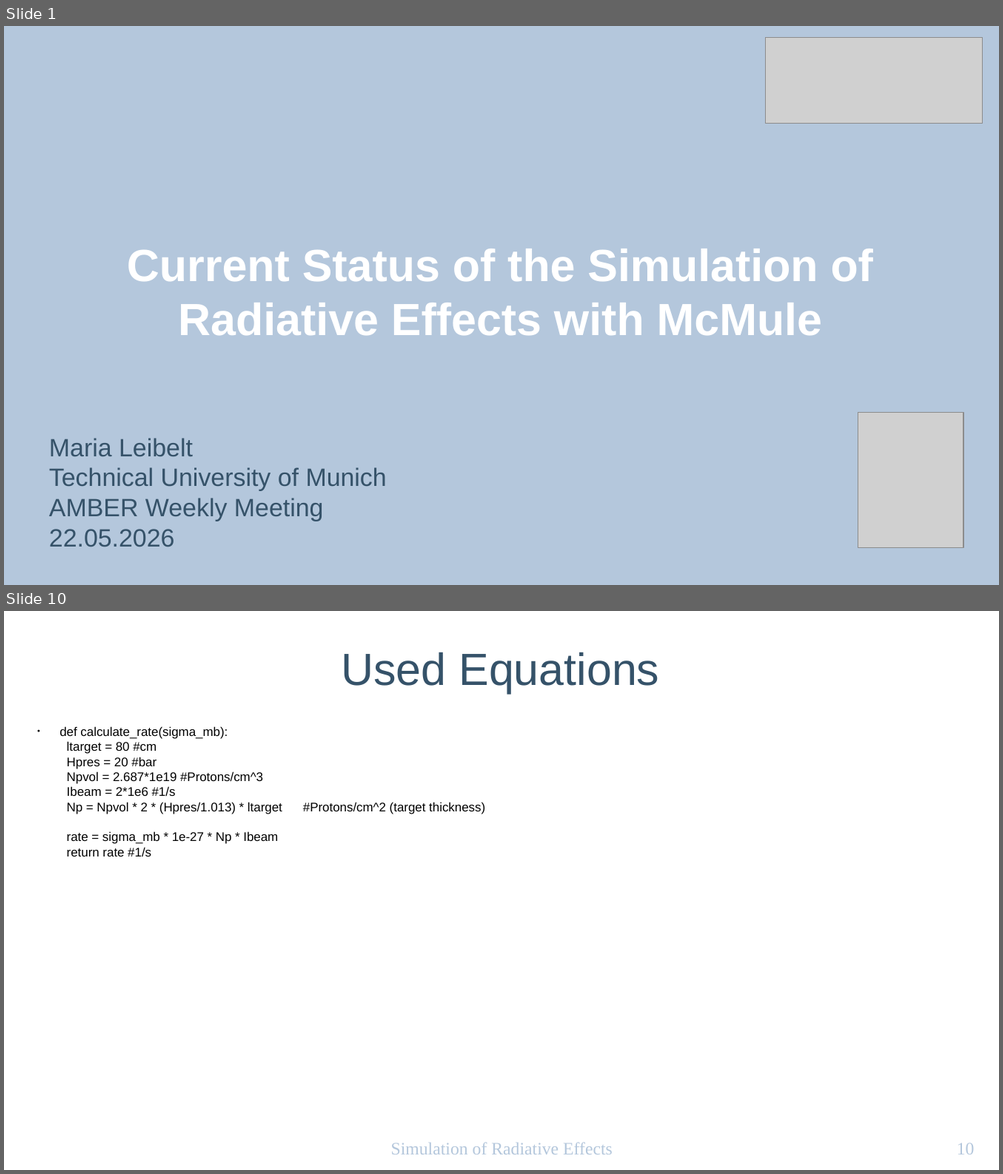
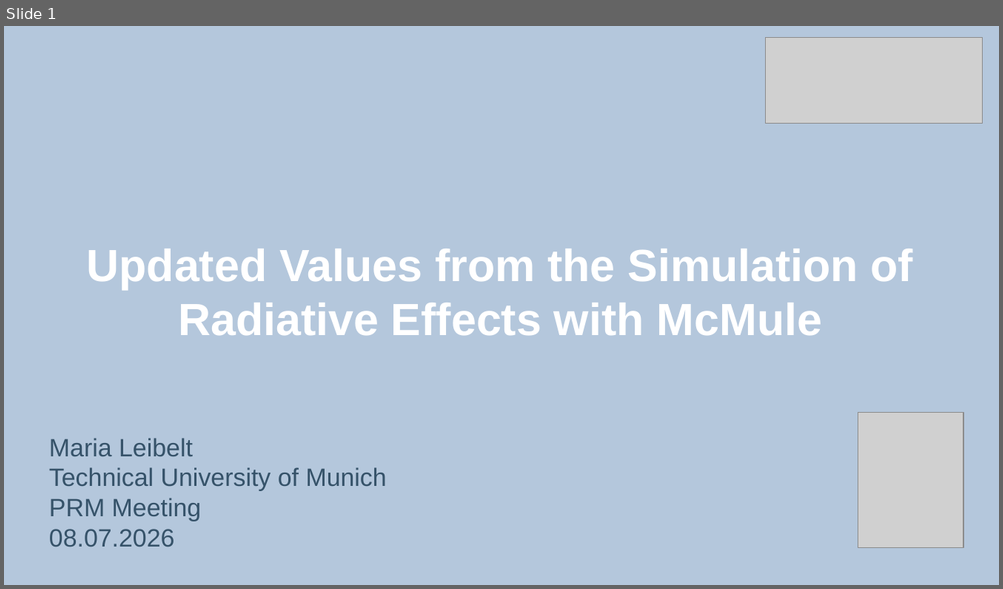
Before and after one commit to marialeibelt/RadCorAMBER, a slide deck: PRM_20_05.odp. Shown one above the other, each under a label of ours: slides 1 and 10 before the commit, slide 1 after it; the slides between them are not shown. The pictures are 1003x1174 and 1003x589 pixels, drawn with LibreOffice and Linux fonts; fonts in the diff are those of the drawing; grey boxes stand for pictures. Boxes give left, top, right and bottom in pixels: in the first picture for what was removed or moved away, otherwise in the second. Text is boxed around its words. In the diff, an @@ line names an element or a change of style, - is before the commit and + after.

```diff
--- a/PRM_20_05.odp
+++ b/PRM_20_05.odp
@@ slide 10 removed at [4,611,999,1170], background #FFFFFF @@
@@ title removed at [341,652,659,693] @@
-Used Equations
@@ text removed at [60,726,485,857] @@
-● def calculate_rate(sigma_mb):
-  ltarget = 80 #cm
-  Hpres = 20 #bar
-  Npvol = 2.687*1e19 #Protons/cm^3
-  Ibeam = 2*1e6 #1/s
-  Np = Npvol * 2 * (Hpres/1.013) * ltarget #Protons/cm^2 (target thickness)
-  rate = sigma_mb * 1e-27 * Np * Ibeam
-  return rate #1/s
@@ text removed at [391,1142,612,1155] @@
-Simulation of Radiative Effects
@@ page number removed at [956,1143,974,1155] @@
-10
@@ slide 1 changed as well @@
@@ title at [87,249,913,336]: text changed @@
-Current Status of the Simulation of Radiative Effects with McMule
+Updated Values from the Simulation of Radiative Effects with McMule
@@ subtitle at [49,498,202,547]: text changed @@
-AMBER Weekly Meeting
-22.05.2026
+PRM Meeting
+08.07.2026
```
Also in this commit, not shown: 1 other slide changed, 1 slide added, 7 other slides removed, 43 other files.
